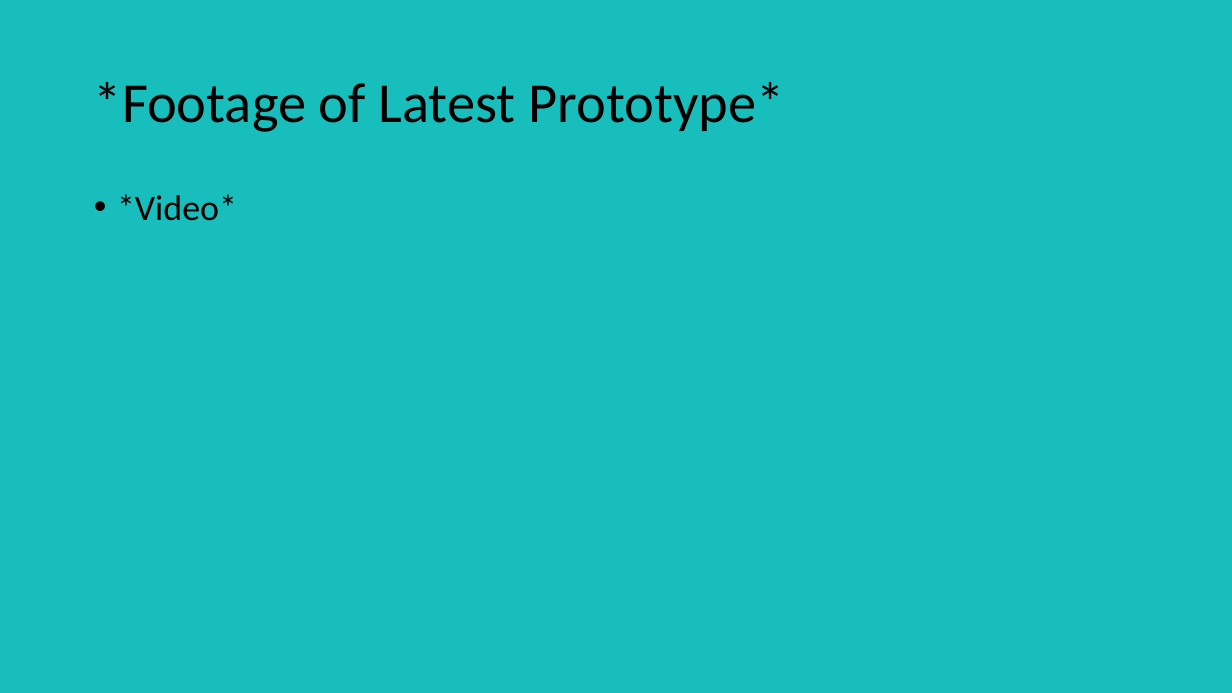
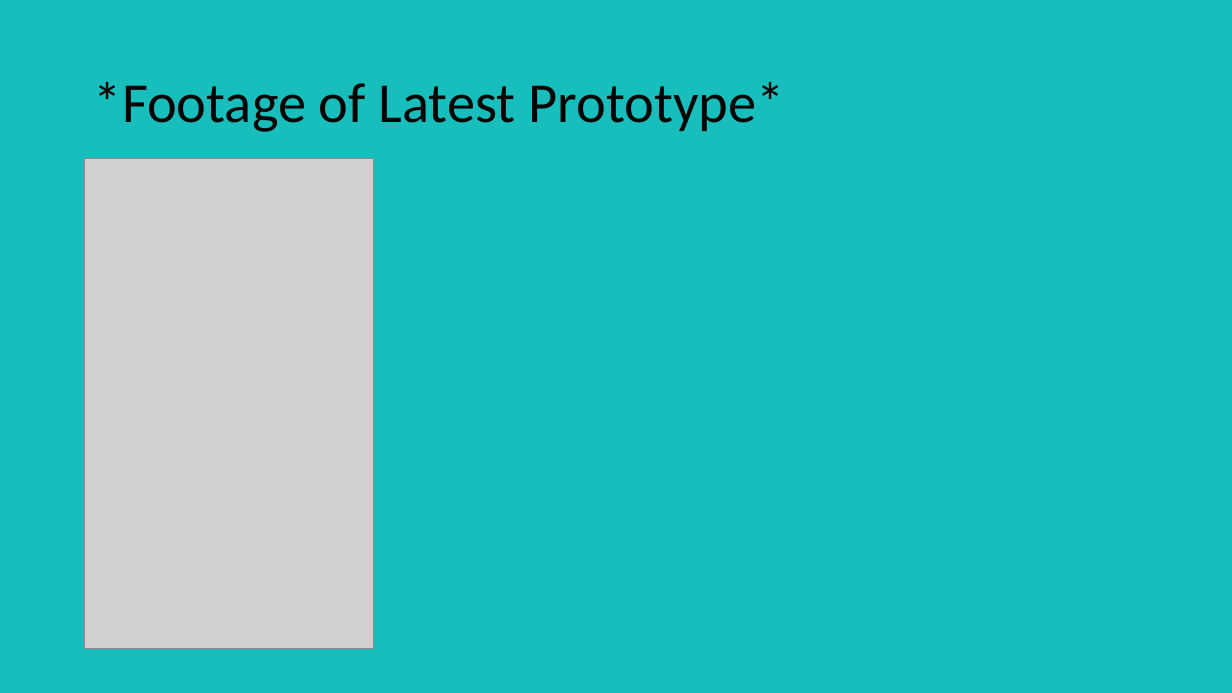
Before and after one commit to UoSGroupProjects1718/mgp-mgp-group-6, a slide deck: slide 5 of Pitch Presentations/Second Pitch Template.pptx (slide 4 before the commit). Drawn at 1232x693 pixels with LibreOffice and Linux fonts; fonts in the diff are those of the drawing; grey boxes stand for pictures. Boxes give left, top, right and bottom in pixels: in the first picture for what was removed or moved away, otherwise in the second. Text is boxed around its words. In the diff, an @@ line names an element or a change of style, - is before the commit and + after.

```diff
--- a/Pitch Presentations/Second Pitch Template.pptx
+++ b/Pitch Presentations/Second Pitch Template.pptx
@@ picture added at (85, 158, 373, 648) @@
@@ text removed at (117, 194, 237, 221) @@
-• *Video*
```
Also in this commit, not shown: 2 other slides changed, 2 slides added.
